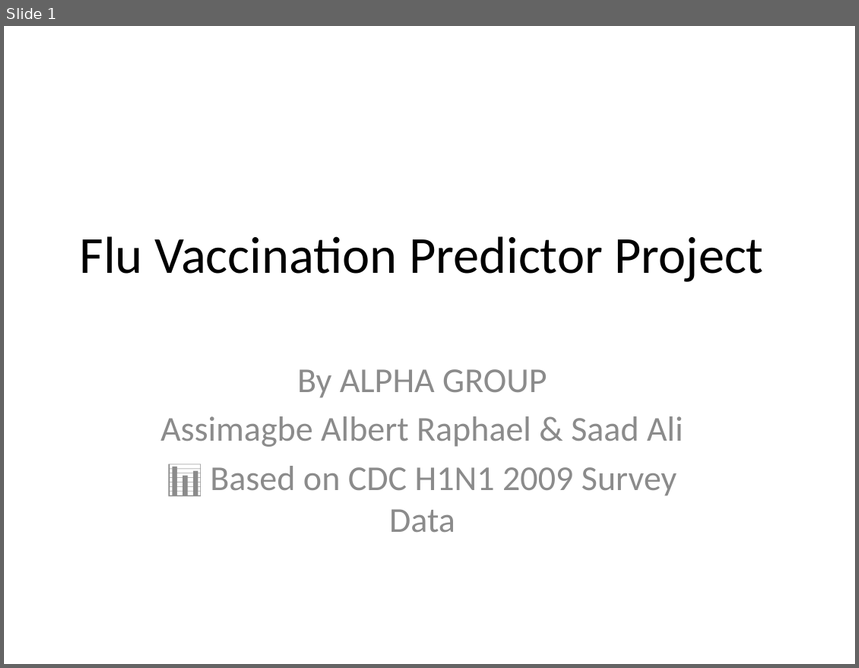
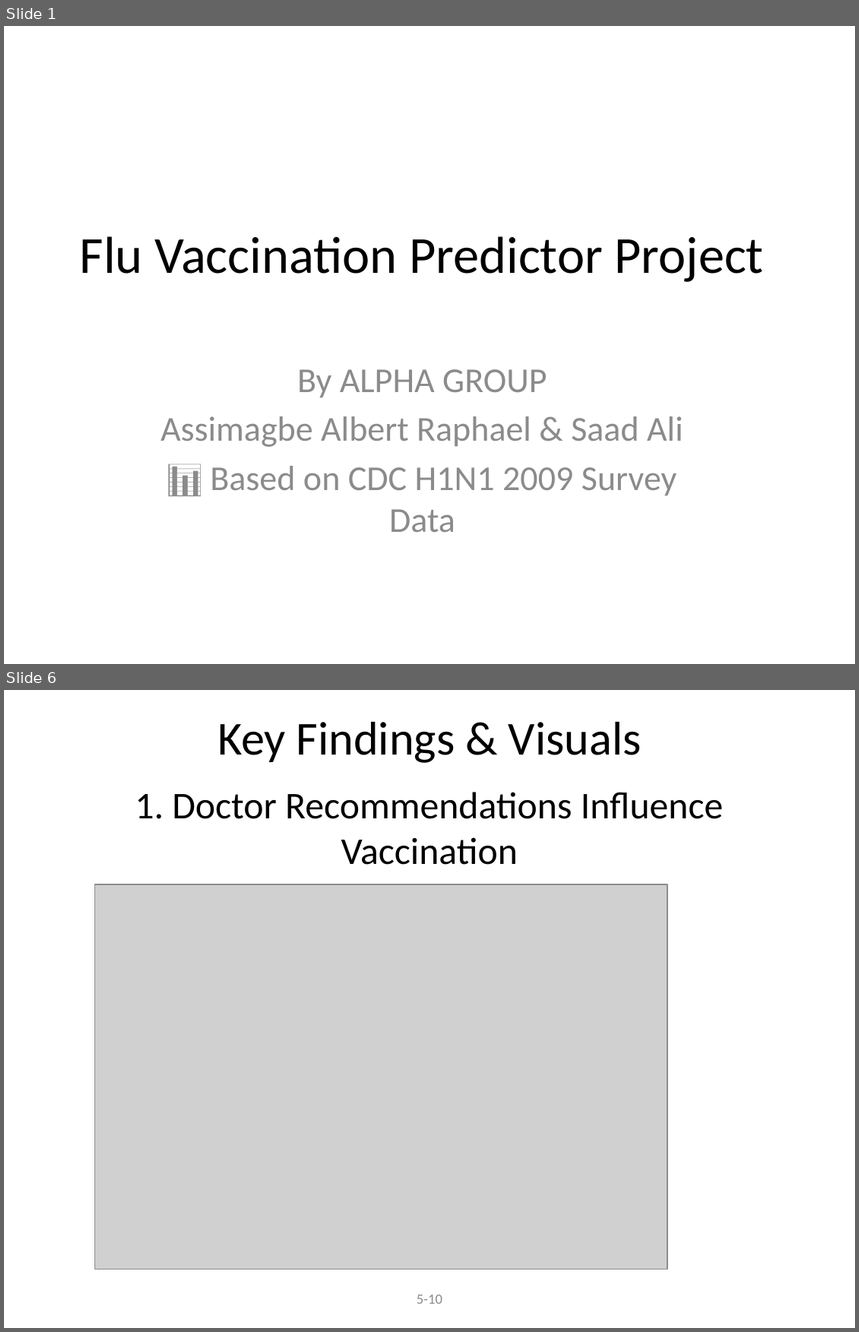
Before and after one commit to albert-raphael/alpha-group, a slide deck: documents/Flu_Vaccination_Predictor_Presentation.pptx. Shown one above the other, each under a label of ours: slide 1 before the commit, slides 1 and 6 after it; the slides between them are not shown. The pictures are 859x668 and 859x1332 pixels, drawn with LibreOffice and Linux fonts; fonts in the diff are those of the drawing; grey boxes stand for pictures. Boxes give left, top, right and bottom in pixels: in the first picture for what was removed or moved away, otherwise in the second. Text is boxed around its words. In the diff, an @@ line names an element or a change of style, - is before the commit and + after.

```diff
--- a/documents/Flu_Vaccination_Predictor_Presentation.pptx
+++ b/documents/Flu_Vaccination_Predictor_Presentation.pptx
@@ slide 6 added at [4, 690, 855, 1328], background #FFFFFF @@
@@ title added at [218, 721, 642, 763], 40 pt, text #000000 @@
+Key Findings & Visuals
@@ text added at [135, 792, 723, 865], 32 pt, text #000000 @@
+1. Doctor Recommendations Influence Vaccination
@@ picture added at [95, 885, 668, 1270] @@
@@ text added at [417, 1295, 443, 1304], 12 pt, text #8C8C8C @@
+5-10
```
Also in this commit, not shown: 4 slides changed, 5 other slides added, 2 slides removed, 1 other file.
